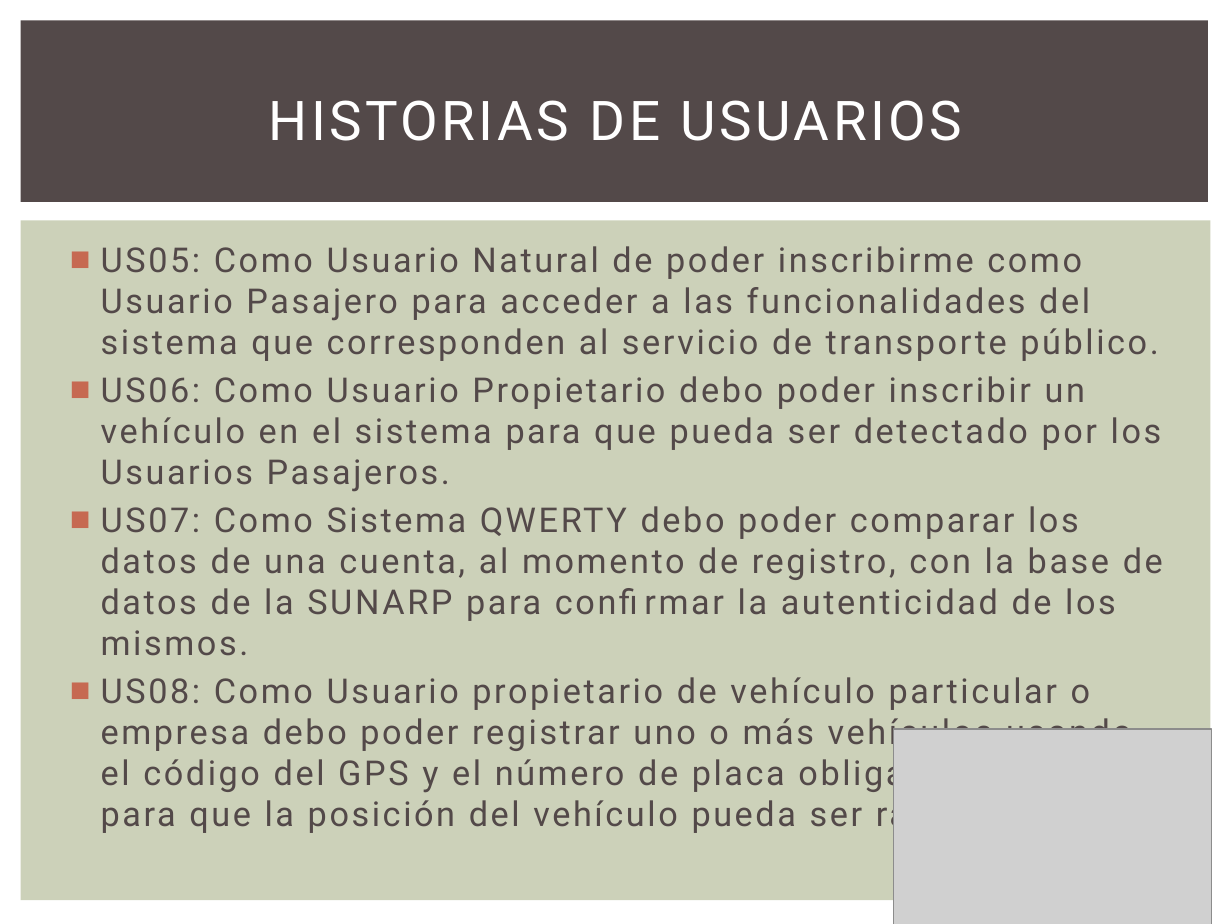
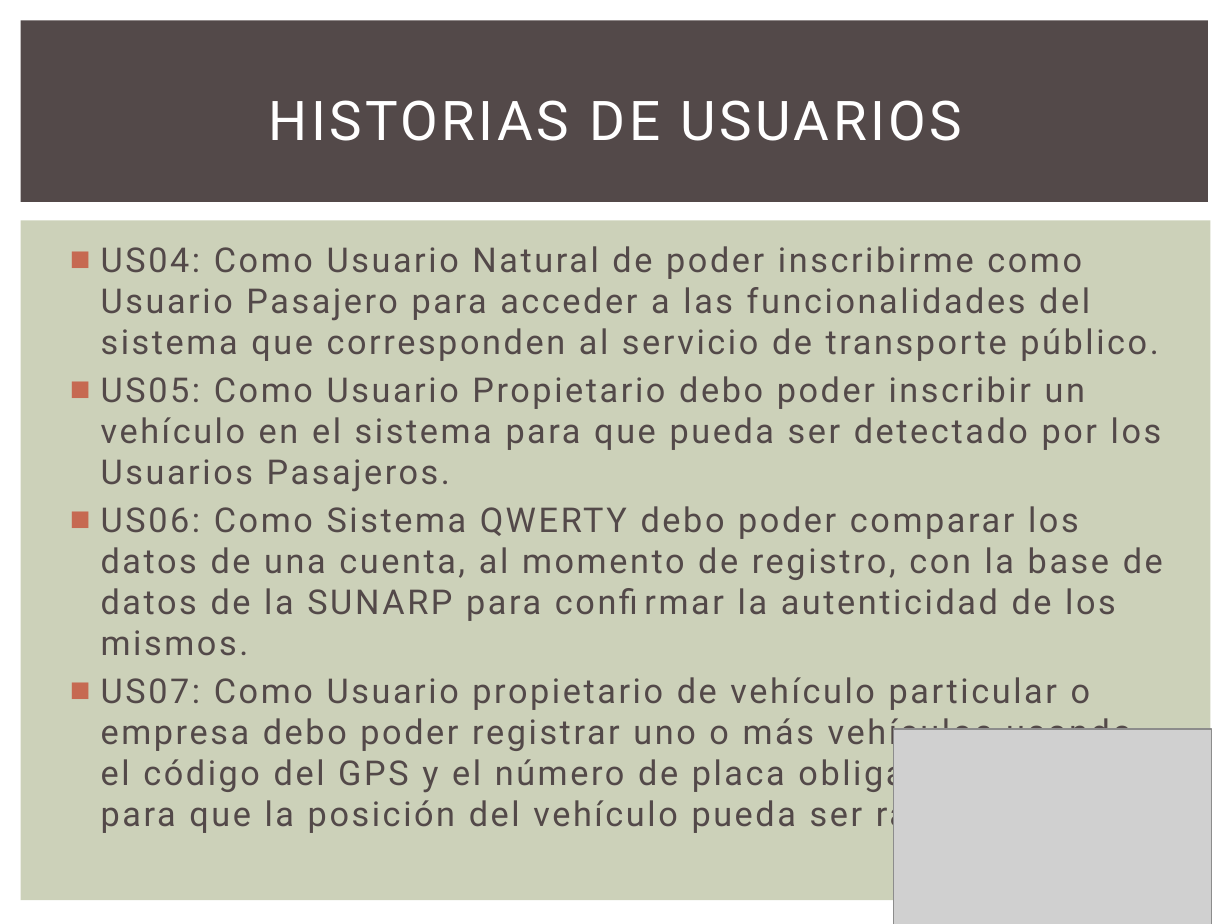
Before and after one commit to GesekCore/Arquitectura-de-Software-2015-01, a slide deck: slide 3 of Ptts.pptx. Drawn at 1232x924 pixels with LibreOffice and Linux fonts; fonts in the diff are those of the drawing; grey boxes stand for pictures. Boxes give left, top, right and bottom in pixels: in the first picture for what was removed or moved away, otherwise in the second. Text is boxed around its words. In the diff, an @@ line names an element or a change of style, - is before the commit and + after.

```diff
--- a/Ptts.pptx
+++ b/Ptts.pptx
@@ text at [101, 246, 1163, 835]: text changed @@
-■ US05: Como Usuario Natural de poder inscribirme como Usuario Pasajero para acceder a las funcionalidades del sistema que corresponden al servicio de transporte público.
-■ US06: Como Usuario Propietario debo poder inscribir un vehículo en el sistema para que pueda ser detectado por los Usuarios Pasajeros.
-■ US07: Como Sistema QWERTY debo poder comparar los datos de una cuenta, al momento de registro, con la base de datos de la SUNARP para confirmar la autenticidad de los mismos.
-■ US08: Como Usuario propietario de vehículo particular o empresa debo poder registrar uno o más vehículos usando el código del GPS y el número de placa obligatoriamente para que la posición del vehículo pueda ser rastreada.
+■ US04: Como Usuario Natural de poder inscribirme como Usuario Pasajero para acceder a las funcionalidades del sistema que corresponden al servicio de transporte público.
+■ US05: Como Usuario Propietario debo poder inscribir un vehículo en el sistema para que pueda ser detectado por los Usuarios Pasajeros.
+■ US06: Como Sistema QWERTY debo poder comparar los datos de una cuenta, al momento de registro, con la base de datos de la SUNARP para confirmar la autenticidad de los mismos.
+■ US07: Como Usuario propietario de vehículo particular o empresa debo poder registrar uno o más vehículos usando el código del GPS y el número de placa obligatoriamente para que la posición del vehículo pueda ser rastreada.
```
Also in this commit, not shown: 5 other slides changed, 2 other files.
